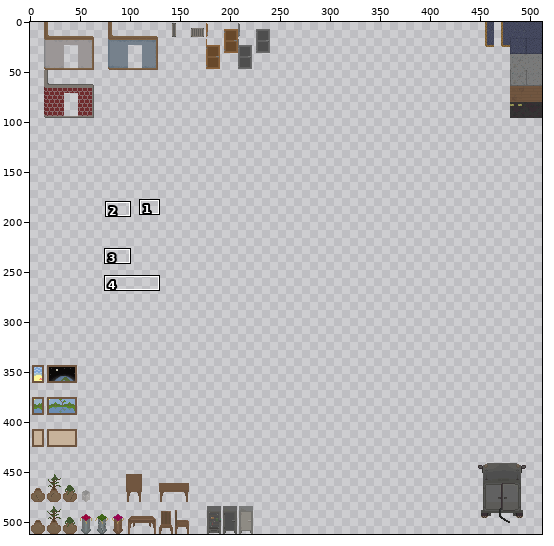
Edited in one commit: sprite sheet (atlas/environment.png). Above: a wide view before the commit, with the close-up outlined.
Close-up. First the earlier version:
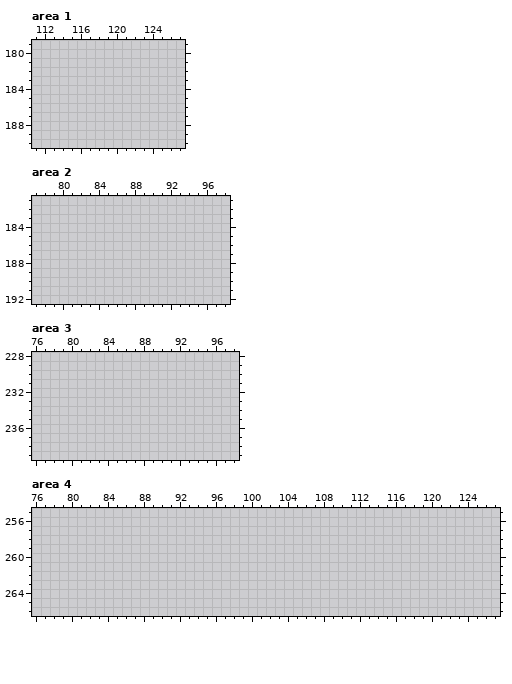
The file is 512x512 pixels. Pixels under 10% opacity are left out. Colours within 5 levels of each other are drawn and written as one. Shown: area 1: x 111..127, y 179..190; area 2: x 77..98, y 181..192; area 3: x 76..98, y 228..239; area 4: x 76..127, y 255..266. The commit also changed other parts of the picture, which this record leaves out.
After:
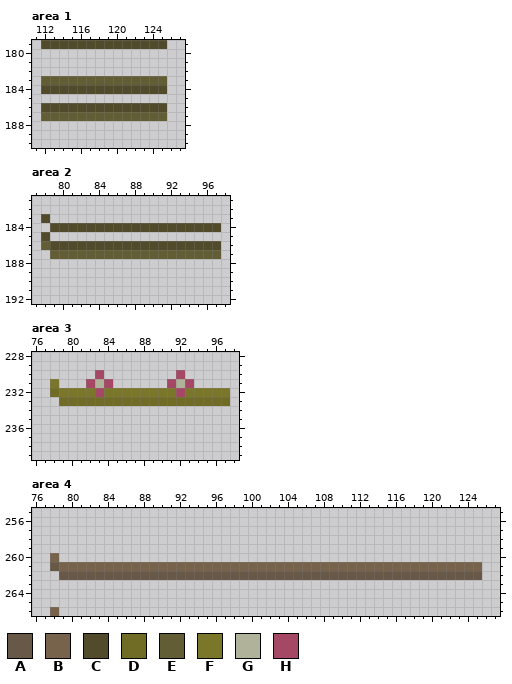
Palette (. is transparent): A #685847  B #77624b  C #514b2c  D #706b25  E #635d36  F #7a762a  G #b1b29a  H #a54866
Edits made:
Area 1:
Colour C is added in row 179 at x 112 to 125; in row 184 at x 112 to 125; in row 186 at x 112 to 125.
Colour E is added in row 183 at x 112 to 125; in row 187 at x 112 to 125.
Area 2:
Colour C is added in row 183 at x 78; in row 184 at x 79 to 97; in row 185 at x 78; in row 186 at x 79 to 97.
Colour E is added in row 186 at x 78; in row 187 at x 79 to 97.
Area 3:
Colour D is added in row 232 at x 78; in row 233 at x 79 to 97.
Colour F is added in row 231 at x 78; in row 232 at x 79 to 82, 84 to 91 and 93 to 97.
Colour G is added in row 231 at x 83 and 92.
Colour H is added in row 230 at x 83 and 92; in row 231 at x 82, 84, 91 and 93; in row 232 at x 83 and 92.
Area 4:
Colour A is added in row 261 at x 78; in row 262 at x 79 to 125.
Colour B is added in row 260 at x 78; in row 261 at x 79 to 125; in row 266 at x 78.
Boxes around the changes in both close-ups, in picture pixels (x1, y1, x2, y2):
added: (41, 40, 167, 121)
added: (41, 214, 221, 259)
added: (50, 370, 230, 406)
added: (50, 553, 482, 616)
